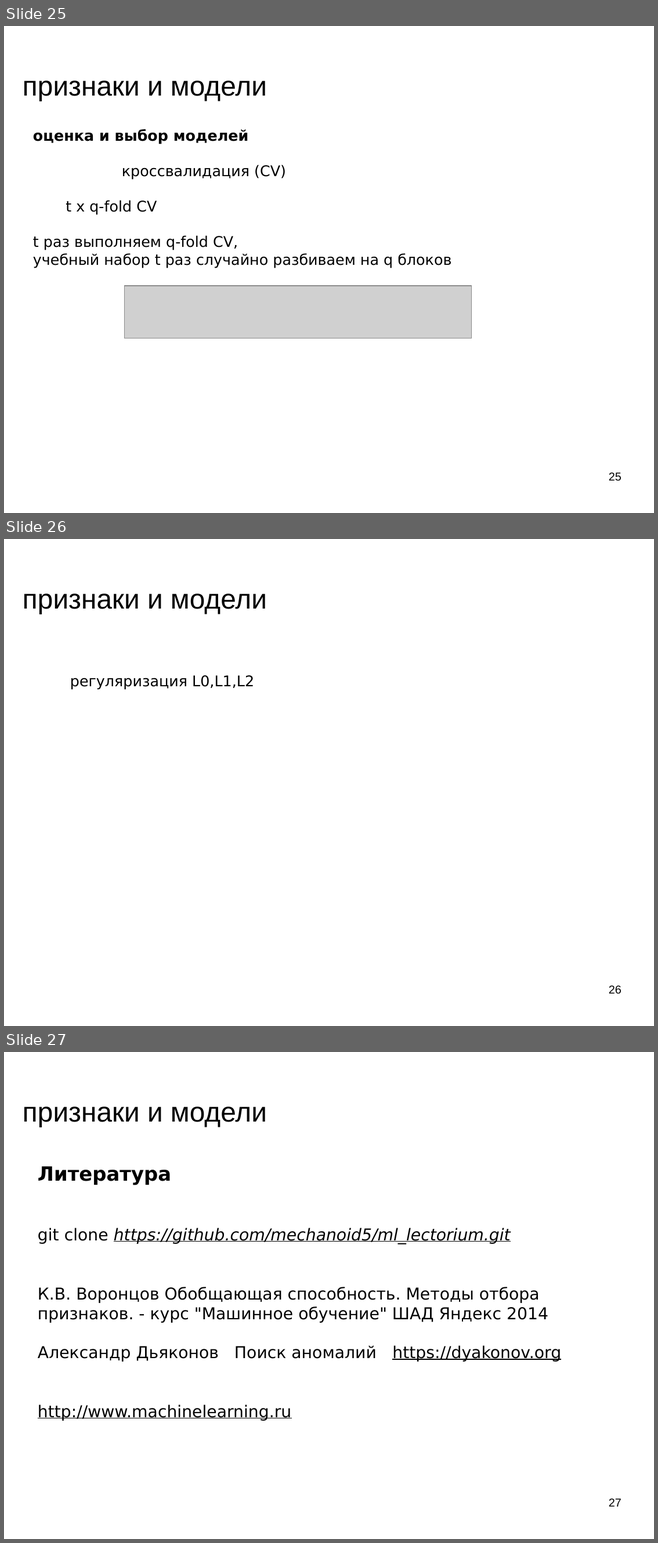
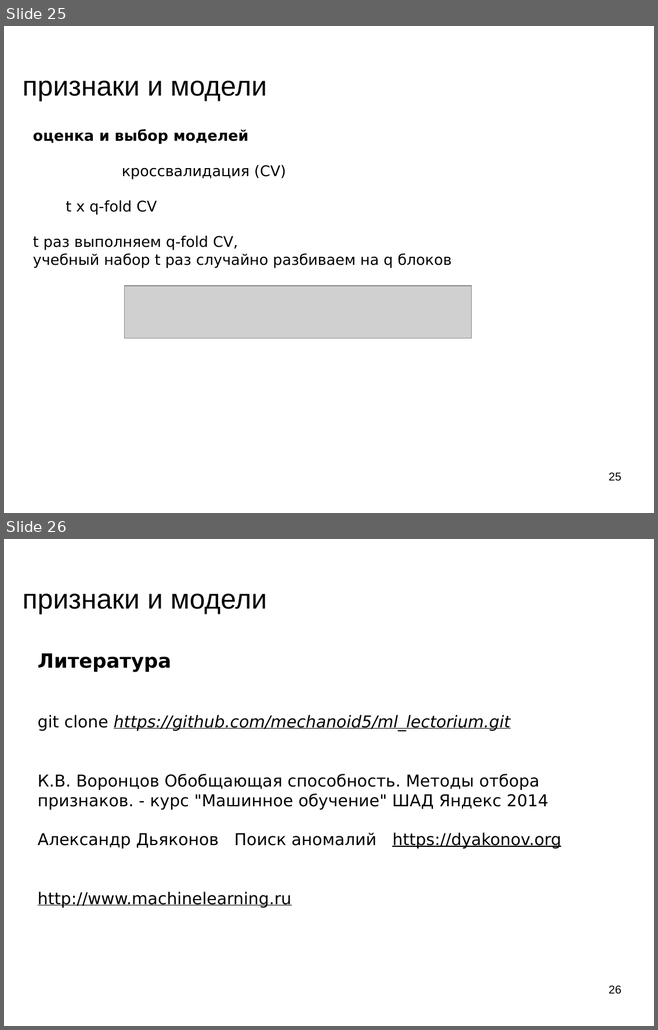
Before and after one commit to mechanoid5/ml_lectorium_legacy, a slide deck: 12-fetch-model.odp. Shown one above the other, each under a label of ours: slides 25, 26 and 27 before the commit, slides 25 and 26 after it. The pictures are 658x1543 and 658x1030 pixels, drawn with LibreOffice and Linux fonts; fonts in the diff are those of the drawing; grey boxes stand for pictures; background and template pictures are left out. Boxes give left, top, right and bottom in pixels: in the first picture for what was removed or moved away, otherwise in the second. Text is boxed around its words. In the diff, an @@ line names an element or a change of style, - is before the commit and + after.

```diff
--- a/12-fetch-model.odp
+++ b/12-fetch-model.odp
@@ slide 26 removed at (4, 539, 654, 1026), background picture (left out) @@
@@ title removed at (23, 594, 267, 614) @@
-признаки и модели
@@ text removed at (70, 675, 254, 690) @@
-регуляризация L0,L1,L2
@@ page number removed at (608, 986, 621, 994) @@
-26
@@ what was slide 27 is now slide 26 @@
@@ page number at (608, 986, 621, 994): text changed @@
-27
+26
```
Also in this commit, not shown: 1 slide added, 1 other slide removed, 6 other files.
